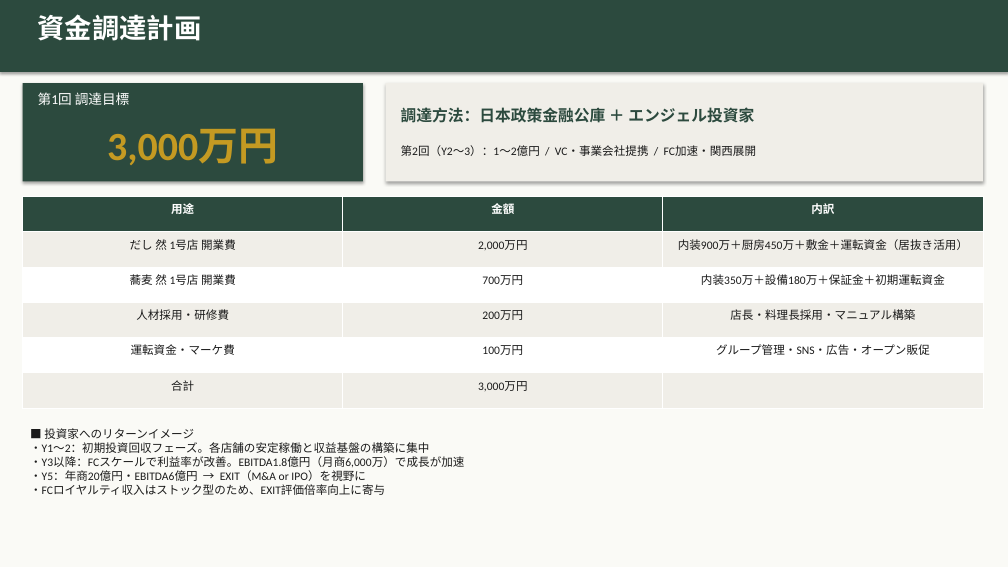
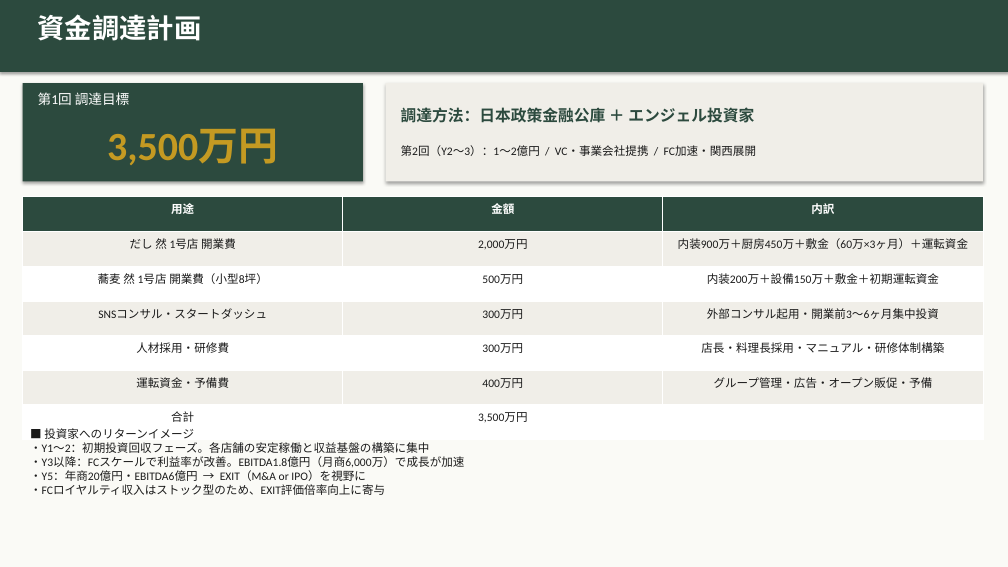
Before and after one commit to hunkotusaisinryo-lab/test-repo, a slide deck: slide 14 of zen/07_融資・投資家資料/然グループ_統合ピッチデッキ_強化版.pptx (slide 11 before the commit). Drawn at 1008x567 pixels with LibreOffice and Linux fonts; fonts in the diff are those of the drawing. Boxes give left, top, right and bottom in pixels: in the first picture for what was removed or moved away, otherwise in the second. Text is boxed around its words. In the diff, an @@ line names an element or a change of style, - is before the commit and + after.

```diff
--- a/zen/07_融資・投資家資料/然グループ_統合ピッチデッキ_強化版.pptx
+++ b/zen/07_融資・投資家資料/然グループ_統合ピッチデッキ_強化版.pptx
@@ text at (107, 128, 278, 165): text changed @@
-3,000万円
+3,500万円
@@ table at (23, 197, 982, 439) @@
-row 2: だし 然 1号店 開業費 | 2,000万円 | 内装900万＋厨房450万＋敷金＋運転資金（居抜き活用）
-row 3: 蕎麦 然 1号店 開業費 | 700万円 | 内装350万＋設備180万＋保証金＋初期運転資金
-row 4: 人材採用・研修費 | 200万円 | 店長・料理長採用・マニュアル構築
-row 5: 運転資金・マーケ費 | 100万円 | グループ管理・SNS・広告・オープン販促
-row 6: 合計 | 3,000万円 | 
+row 2: だし 然 1号店 開業費 | 2,000万円 | 内装900万＋厨房450万＋敷金（60万×3ヶ月）＋運転資金
+row 3: 蕎麦 然 1号店 開業費（小型8坪） | 500万円 | 内装200万＋設備150万＋敷金＋初期運転資金
+row 4: SNSコンサル・スタートダッシュ | 300万円 | 外部コンサル起用・開業前3〜6ヶ月集中投資
+row 5: 人材採用・研修費 | 300万円 | 店長・料理長採用・マニュアル・研修体制構築
+row 6: 運転資金・予備費 | 400万円 | グループ管理・広告・オープン販促・予備
+row 7: 合計 | 3,500万円 | 
```
Also in this commit, not shown: 5 other slides changed, 3 slides added, 1 other file.
